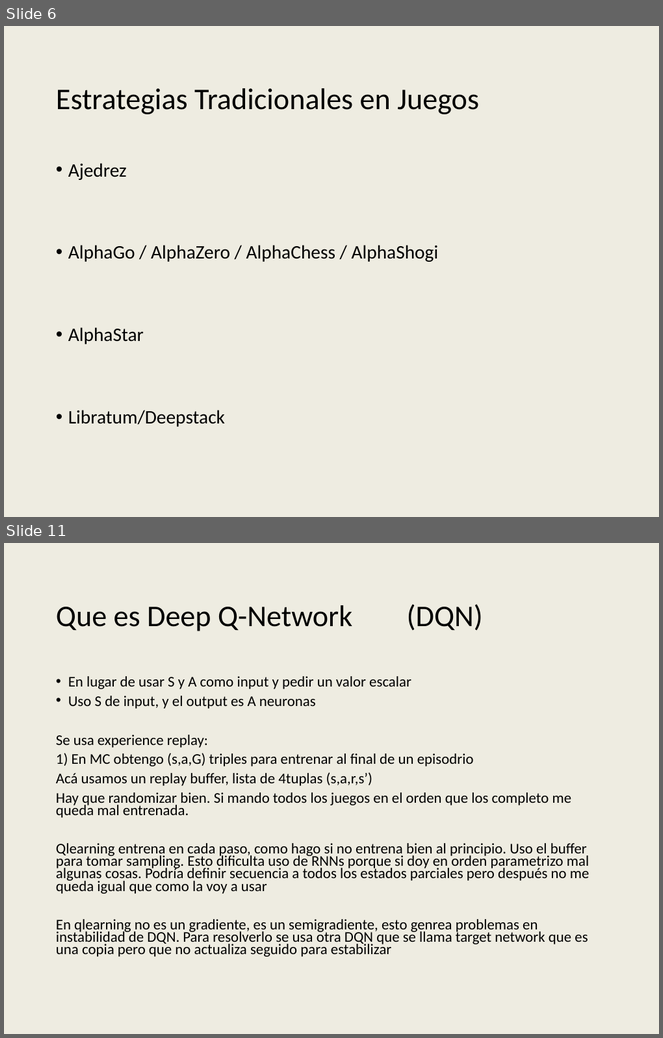
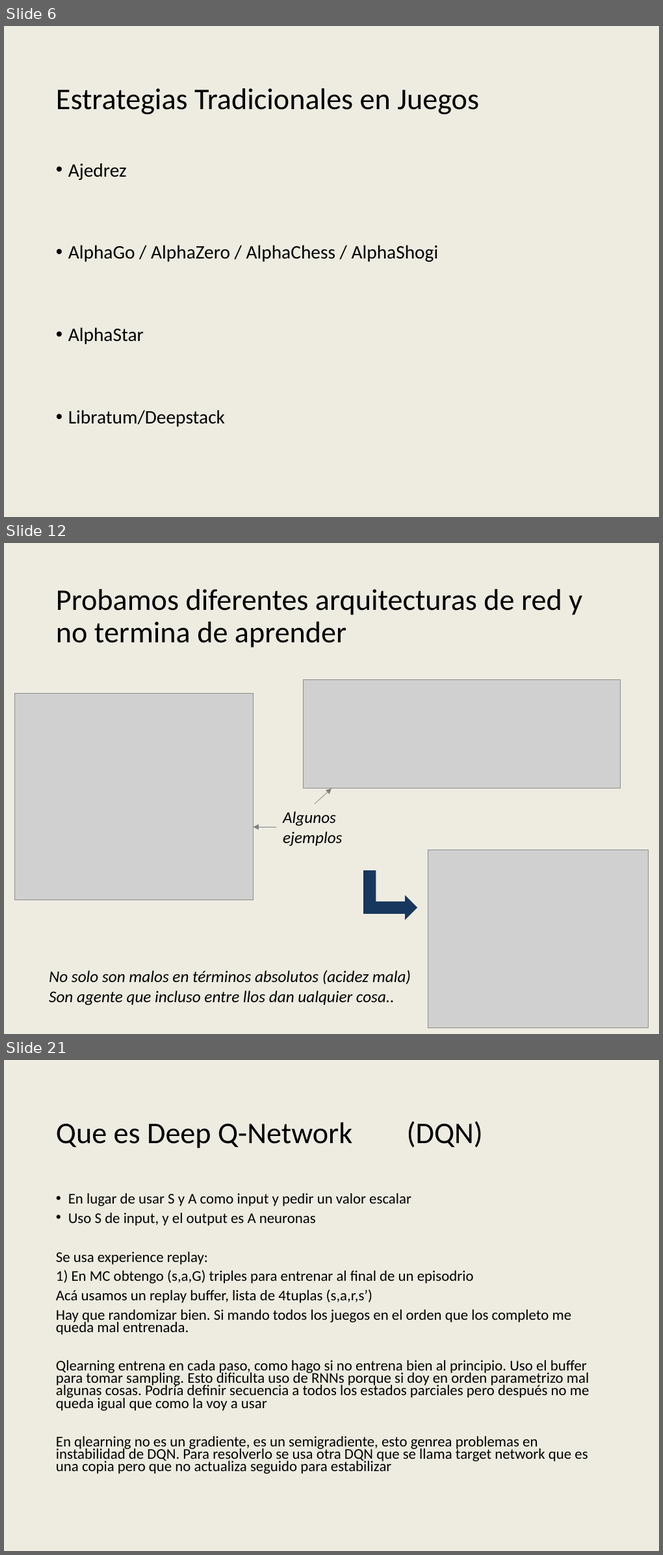
Before and after one commit to AbrojoROU/Truco_DQN, a slide deck: Proyecto IA Digital House v4.pptx. Shown one above the other, each under a label of ours: slides 6 and 11 before the commit, slides 6, 12 and 21 after it; the slides between them are not shown. The pictures are 663x1038 and 663x1555 pixels, drawn with LibreOffice and Linux fonts; fonts in the diff are those of the drawing; grey boxes stand for pictures; background and template pictures are left out. Boxes give left, top, right and bottom in pixels: in the first picture for what was removed or moved away, otherwise in the second. Text is boxed around its words. In the diff, an @@ line names an element or a change of style, - is before the commit and + after.

```diff
--- a/Proyecto IA Digital House v4.pptx
+++ b/Proyecto IA Digital House v4.pptx
@@ slide 12 added at [4,543,659,1034], background #EEECE1 @@
@@ title added at [56,589,582,648], 33 pt, text #000000 @@
+Probamos diferentes arquitecturas de red y no termina de aprender
@@ picture added at [14,694,253,900] @@
@@ picture added at [304,679,621,789] @@
@@ arrow added from (315, 804) to (332, 789), #808080 0.5 pt @@
@@ text added at [283,811,342,847], 18 pt, text #000000, italic @@
+Algunos ejemplos
@@ arrow added from (276, 827) to (253, 827), #808080 0.5 pt @@
@@ picture added at [428,850,648,1028] @@
@@ bent up arrow added at [363,871,417,921], fill #17375E @@
@@ text added at [49,970,411,1006], 18 pt, text #000000, italic @@
+No solo son malos en términos absolutos (acidez mala)
+Son agente que incluso entre llos dan ualquier cosa..
@@ what was slide 11 is now slide 21 @@
```
Also in this commit, not shown: 7 slides changed, 8 other slides added, 3 slides removed.
